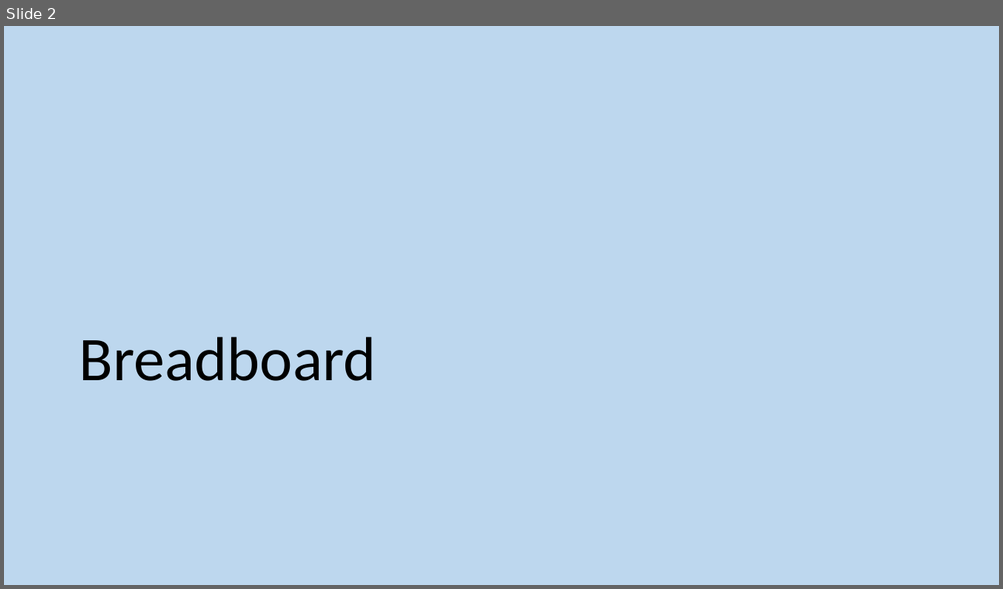
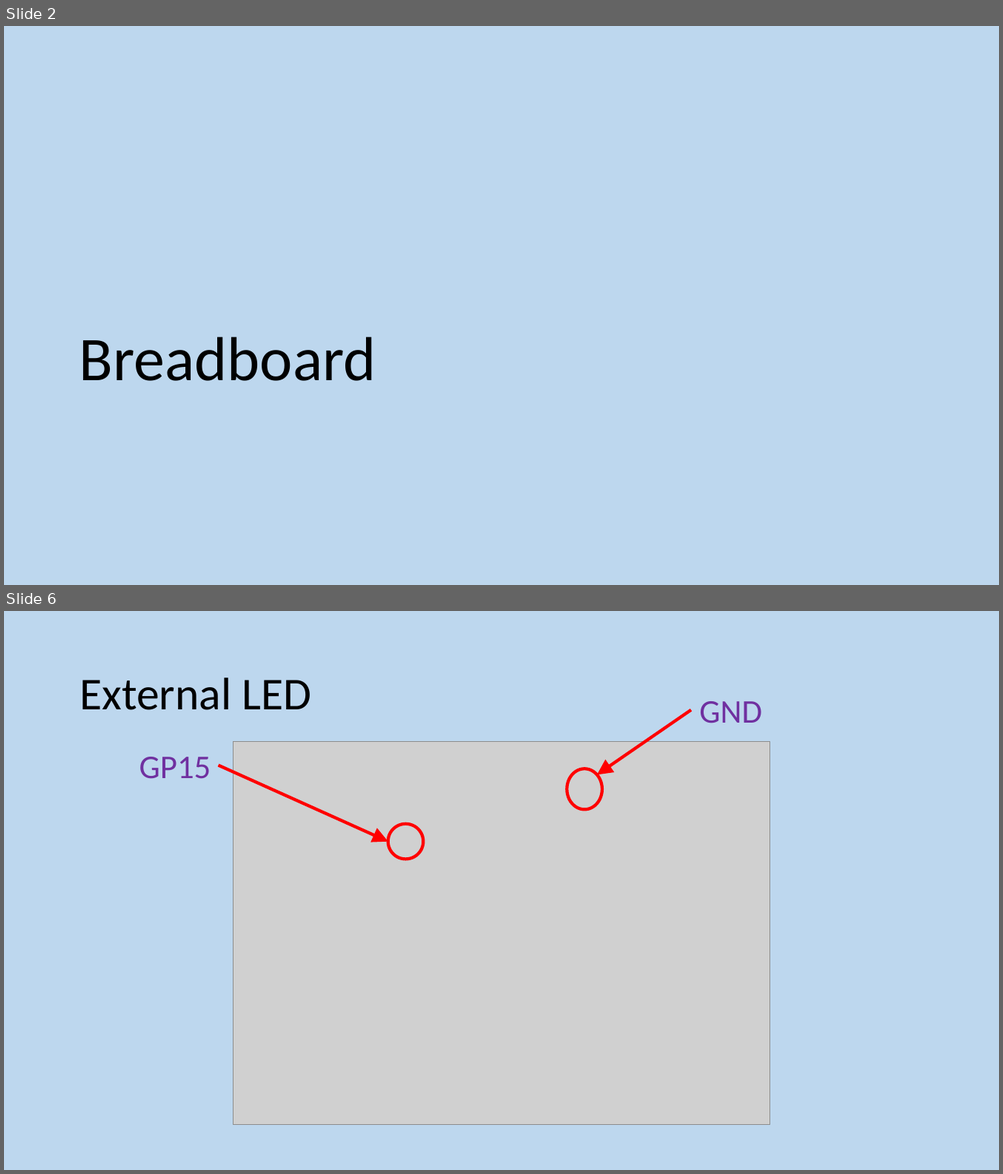
Before and after one commit to MrFriendCS/MrFriendCS.github.io, a slide deck: physical/Physical Slides.pptx. Shown one above the other, each under a label of ours: slide 2 before the commit, slides 2 and 6 after it; the slides between them are not shown. The pictures are 1003x589 and 1003x1174 pixels, drawn with LibreOffice and Linux fonts; fonts in the diff are those of the drawing; grey boxes stand for pictures. Boxes give left, top, right and bottom in pixels: in the first picture for what was removed or moved away, otherwise in the second. Text is boxed around its words. In the diff, an @@ line names an element or a change of style, - is before the commit and + after.

```diff
--- a/physical/Physical Slides.pptx
+++ b/physical/Physical Slides.pptx
@@ slide 6 added at [4, 611, 999, 1170], background #BDD7EE @@
@@ title added at [79, 678, 311, 710], 44 pt, text #000000 @@
+External LED
@@ arrow added from (691, 710) to (597, 775), #FF0000 3 pt @@
@@ text added at [699, 701, 762, 723], 32 pt, text #7030A0 @@
+GND
@@ picture added at [233, 741, 769, 1125] @@
@@ text added at [139, 757, 211, 779], 32 pt, text #7030A0 @@
+GP15
@@ arrow added from (218, 766) to (388, 842), #FF0000 3 pt @@
@@ ellipse added at [566, 769, 602, 810], outline #FF0000 3 pt @@
@@ ellipse added at [388, 824, 424, 860], outline #FF0000 3 pt @@
```
Also in this commit, not shown: 2 other slides added, 10 other files.
